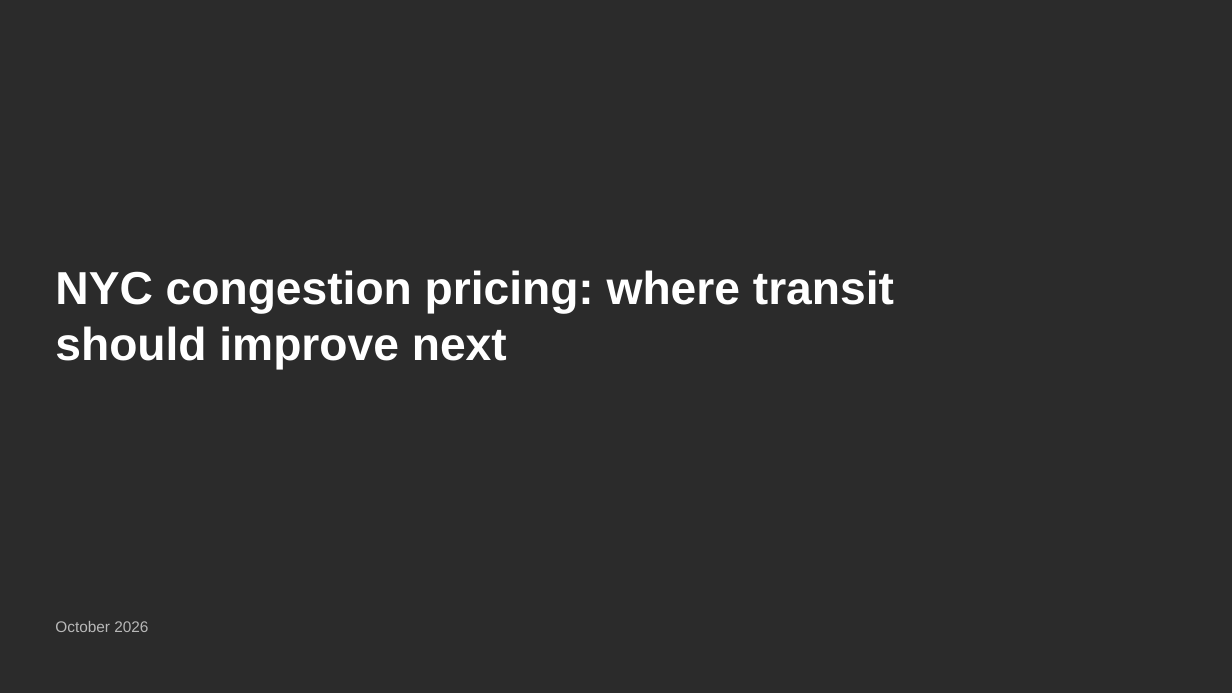
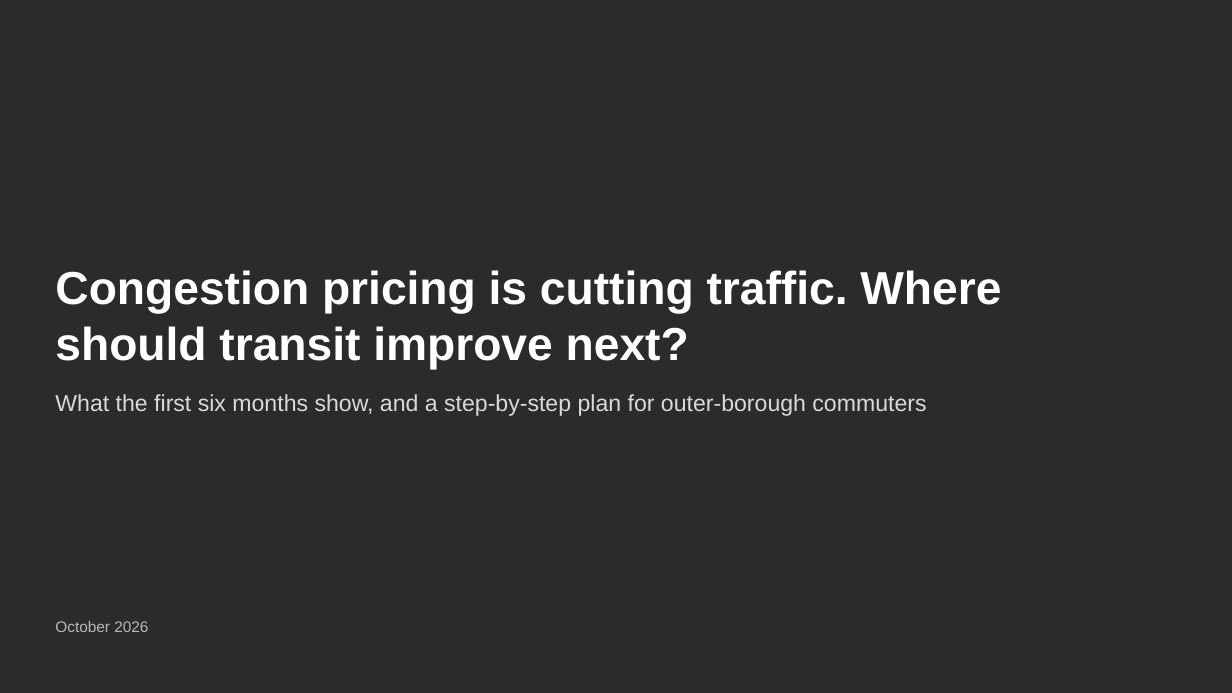
Before and after one commit to saka07/nyc-mobility-atlas, a slide deck: slide 1 of NYC_Mobility_Strategy.pptx. Drawn at 1232x693 pixels with LibreOffice and Linux fonts; fonts in the diff are those of the drawing. Boxes give left, top, right and bottom in pixels: in the first picture for what was removed or moved away, otherwise in the second. Text is boxed around its words. In the diff, an @@ line names an element or a change of style, - is before the commit and + after.

```diff
--- a/NYC_Mobility_Strategy.pptx
+++ b/NYC_Mobility_Strategy.pptx
@@ title at bbox=[55, 270, 1001, 370]: text changed @@
-NYC congestion pricing: where transit should improve next
+Congestion pricing is cutting traffic. Where should transit improve next?
@@ text added at bbox=[55, 394, 926, 416], 18 pt, text #D9D9D9 @@
+What the first six months show, and a step-by-step plan for outer-borough commuters
```
Also in this commit, not shown: 11 other slides changed, 1 slide added, 9 other files.
